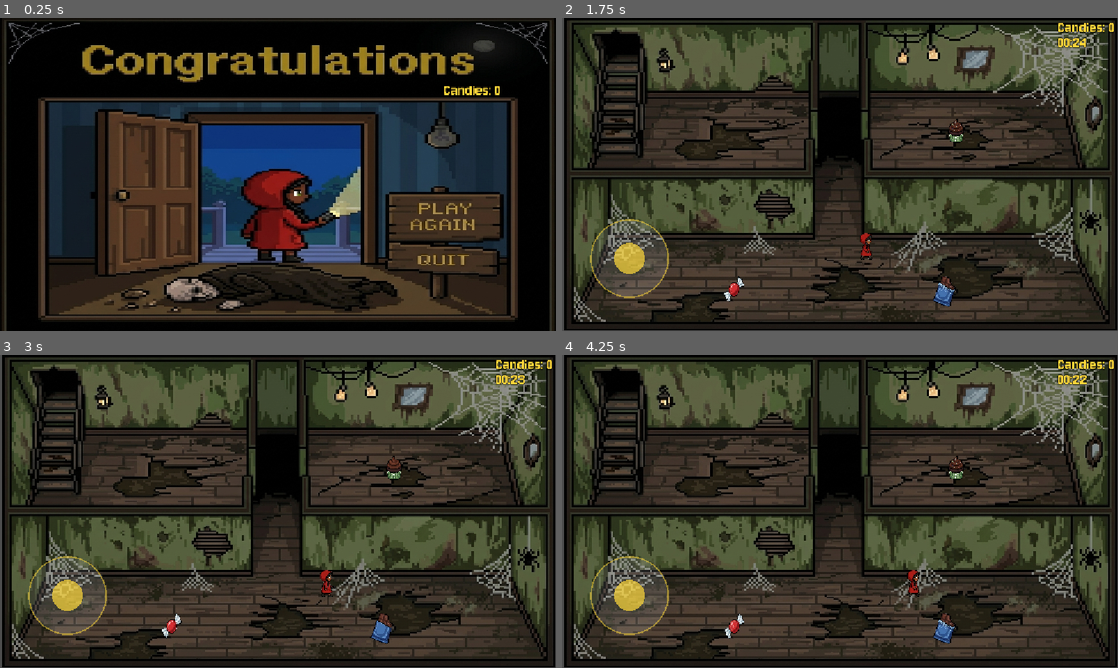
Above: before the commit, frames 1-4 (two rows, left to right).
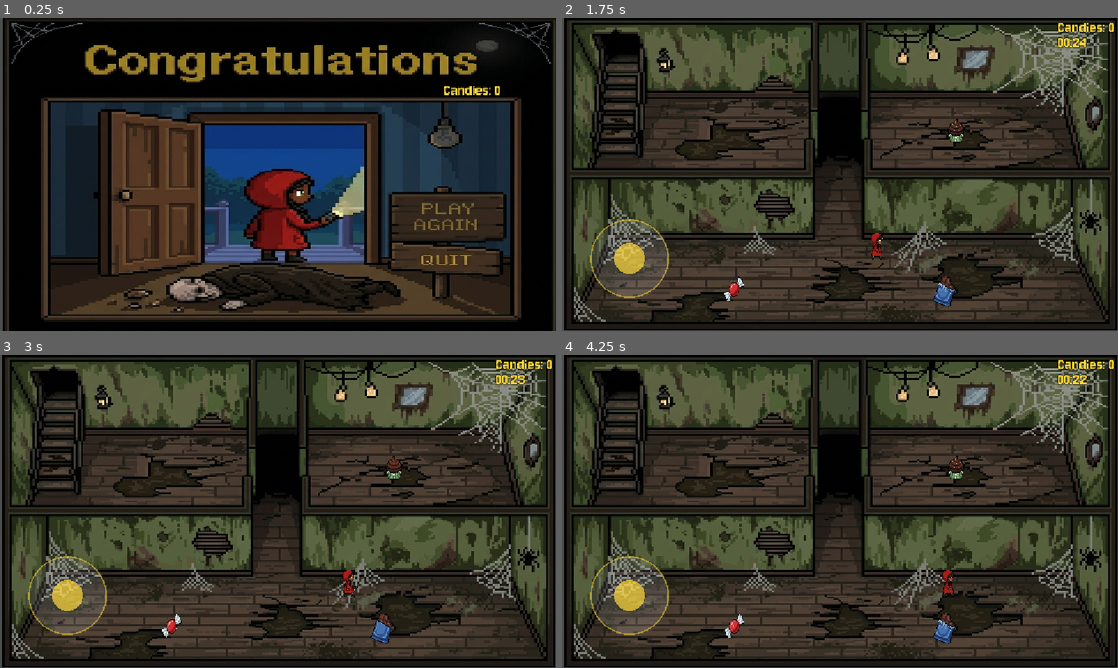
Above: after the commit, the same moments.

Repository: Guga-tab/KiHome
Game: Godot game, scene res://scenes/game_winner.tscn
Two runs of this game, one before a commit and one after it. Both use one fixed random seed, a clock stepped at 60 frames per second and the inputs below. This scene is started directly instead of the project's main scene. Sound files missing from this copy of the repository are replaced by a short silence.
Inputs (mouse positions are in pixels of both pictures, inside the frame that each line leads up to; where the layout moved, square brackets give the same spot in the first picture):
- Up to frame 1 (0.25 s): no input
- Up to frame 2 (1.75 s): click (1006, 218) [1006, 215] at 0.5 s; tap Enter (ui_accept) at 1.25, 1.52, 1.55 s; move the mouse to (962, 158) at 1.27 s; hold D (move_right) from 1.28 s (still down); hold Space (confirm, bound only after the commit) from 1.28 s (still down); click (962, 158) at 1.42 s
- Up to frame 3 (3 s): tap Enter (ui_accept) at 1.82 s; release D (move_right) at 2 s; release Space (confirm, bound only after the commit) at 2 s; drag from (166, 527) to (383, 627) at 2.02 s; move the mouse to (333, 442) at 2.77 s; hold D (move_right) from 2.78 s (still down); hold Space (confirm, bound only after the commit) from 2.78 s (still down); click (333, 442) at 2.92 s
- Up to frame 4 (4.25 s): tap Enter (ui_accept) at 3.05 s; release D (move_right) at 3.5 s; release Space (confirm, bound only after the commit) at 3.5 s; drag from (812, 574) to (734, 627) at 3.52 s

The runs differ from the first frame. In frame 1, 18% of the frame differs, in the area x 0-100%, y 0-100%; in frame 2, 0.3%; in frame 3, 0.3%; in frame 4, 0.3%.

Commit message:
feat: add UI selection via arrows

Diff:
--- a/entities/bag_man.tscn
+++ b/entities/bag_man.tscn
@@ -1,7 +1,7 @@
 [gd_scene format=3 uid="uid://y0hjy3k6wfrj"]
 
-[ext_resource type="Script" uid="uid://cyeqw0hlerk1r" path="res://scripts/bag_man.gd" id="1_mijk5"]
-[ext_resource type="Texture2D" uid="uid://06qr16s4jli0" path="res://assets/old_man.png" id="2_mijk5"]
+[ext_resource type="Script" uid="uid://cyeqw0hlerk1r" path="res://scripts/characters/bag_man.gd" id="1_mijk5"]
+[ext_resource type="Texture2D" uid="uid://06qr16s4jli0" path="res://assets/characters/old_man.png" id="2_mijk5"]
 
 [sub_resource type="CapsuleShape2D" id="CapsuleShape2D_lj585"]
 radius = 89.0
--- a/entities/chocolate.tscn
+++ b/entities/chocolate.tscn
@@ -1,7 +1,7 @@
 [gd_scene format=3 uid="uid://dco7lna66s300"]
 
-[ext_resource type="Script" uid="uid://butp6xw7dwm7" path="res://scripts/chocolate.gd" id="1_4fiwo"]
-[ext_resource type="Texture2D" uid="uid://c0frmyvlso5pr" path="res://assets/chocolate.png" id="1_c4pfj"]
+[ext_resource type="Script" uid="uid://butp6xw7dwm7" path="res://scripts/candies/chocolate.gd" id="1_4fiwo"]
+[ext_resource type="Texture2D" uid="uid://c0frmyvlso5pr" path="res://assets/candies/chocolate.png" id="1_c4pfj"]
 
 [sub_resource type="AtlasTexture" id="AtlasTexture_4fiwo"]
 atlas = ExtResource("1_c4pfj")
--- a/entities/cupcake.tscn
+++ b/entities/cupcake.tscn
@@ -1,7 +1,7 @@
 [gd_scene format=3 uid="uid://cb600d4laqujn"]
 
-[ext_resource type="Texture2D" uid="uid://bxeohvirqdahs" path="res://assets/cupcake.png" id="1_iocxf"]
-[ext_resource type="Script" uid="uid://22o2xbxujc73" path="res://scripts/cupcake.gd" id="1_uqstk"]
+[ext_resource type="Texture2D" uid="uid://bxeohvirqdahs" path="res://assets/candies/cupcake.png" id="1_iocxf"]
+[ext_resource type="Script" uid="uid://22o2xbxujc73" path="res://scripts/candies/cupcake.gd" id="1_uqstk"]
 
 [sub_resource type="AtlasTexture" id="AtlasTexture_uqstk"]
 atlas = ExtResource("1_iocxf")
--- a/entities/player.tscn
+++ b/entities/player.tscn
@@ -1,7 +1,7 @@
 [gd_scene format=3 uid="uid://bhecfonlvuy15"]
 
-[ext_resource type="Script" uid="uid://elhdliahkx6p" path="res://scripts/player.gd" id="1_b0kkn"]
-[ext_resource type="Texture2D" uid="uid://cprk5yohrcbfs" path="res://assets/girl_red.png" id="1_merdl"]
+[ext_resource type="Script" uid="uid://elhdliahkx6p" path="res://scripts/characters/player.gd" id="1_b0kkn"]
+[ext_resource type="Texture2D" uid="uid://cprk5yohrcbfs" path="res://assets/characters/girl_red.png" id="1_merdl"]
 
 [sub_resource type="CapsuleShape2D" id="CapsuleShape2D_lj585"]
 radius = 74.0
--- a/entities/red_candy.tscn
+++ b/entities/red_candy.tscn
@@ -1,7 +1,7 @@
 [gd_scene format=3 uid="uid://b2reongtm1uqp"]
 
-[ext_resource type="Script" uid="uid://b6puxdhwndhft" path="res://scripts/red_candy.gd" id="1_ild2l"]
-[ext_resource type="Texture2D" uid="uid://dryrph5ej7g7y" path="res://assets/red_candy.png" id="1_kq81q"]
+[ext_resource type="Script" uid="uid://b6puxdhwndhft" path="res://scripts/candies/red_candy.gd" id="1_ild2l"]
+[ext_resource type="Texture2D" uid="uid://dryrph5ej7g7y" path="res://assets/candies/red_candy.png" id="1_kq81q"]
 
 [sub_resource type="AtlasTexture" id="AtlasTexture_ild2l"]
 atlas = ExtResource("1_kq81q")
--- a/project.godot
+++ b/project.godot
@@ -56,6 +56,12 @@
 , Object(InputEventKey,"resource_local_to_scene":false,"resource_name":"","device":-1,"window_id":0,"alt_pressed":false …(186 unchanged characters)…
 ]
 }
+confirm={
+"deadzone": 0.2,
+"events": [Object(InputEventKey,"resource_local_to_scene":false,"resource_name":"","device":-1,"window_id":0,"alt_pressed":false,"shift_pressed":false,"ctrl_pressed":false,"meta_pressed":false,"pressed":false,"keycode":0,"physical_keycode":32,"key_label":0,"unicode":32,"location":0,"echo":false,"script":null)
+, Object(InputEventKey,"resource_local_to_scene":false,"resource_name":"","device":-1,"window_id":0,"alt_pressed":false,"shift_pressed":false,"ctrl_pressed":false,"meta_pressed":false,"pressed":false,"keycode":0,"physical_keycode":4194309,"key_label":0,"unicode":0,"location":0,"echo":false,"script":null)
+]
+}
 
 [physics]
 
--- a/scenes/game.tscn
+++ b/scenes/game.tscn
@@ -1,7 +1,7 @@
 [gd_scene format=3 uid="uid://de3me5p3bt3s3"]
 
-[ext_resource type="Script" uid="uid://dfgh3d45mnpeh" path="res://scripts/game.gd" id="1_gee14"]
-[ext_resource type="Texture2D" uid="uid://b02ccmag1wd8" path="res://assets/scenario_empty.jpeg" id="1_iywne"]
+[ext_resource type="Script" uid="uid://dfgh3d45mnpeh" path="res://scripts/scenes/game.gd" id="1_gee14"]
+[ext_resource type="Texture2D" uid="uid://b02ccmag1wd8" path="res://assets/scenario/scenario_empty.jpeg" id="1_iywne"]
 [ext_resource type="PackedScene" uid="uid://bhecfonlvuy15" path="res://entities/player.tscn" id="1_uwrxv"]
 [ext_resource type="PackedScene" uid="uid://dco7lna66s300" path="res://entities/chocolate.tscn" id="2_lbhrr"]
 [ext_resource type="PackedScene" uid="uid://b2reongtm1uqp" path="res://entities/red_candy.tscn" id="2_lnu2h"]
--- a/scenes/game_over.tscn
+++ b/scenes/game_over.tscn
@@ -1,7 +1,7 @@
 [gd_scene format=3 uid="uid://bavnxv160qujh"]
 
-[ext_resource type="Script" uid="uid://d4kkmcq3ss3fs" path="res://scripts/game_over.gd" id="1_wqhvx"]
-[ext_resource type="Texture2D" uid="uid://dshlg1b3g4y56" path="res://assets/game_over.png" id="1_xeevv"]
+[ext_resource type="Script" uid="uid://d4kkmcq3ss3fs" path="res://scripts/scenes/game_over.gd" id="1_wqhvx"]
+[ext_resource type="Texture2D" uid="uid://dshlg1b3g4y56" path="res://assets/screens/game_over.png" id="1_xeevv"]
 
 [sub_resource type="StyleBoxEmpty" id="StyleBoxEmpty_08qnl"]
 
--- a/scenes/game_title.tscn
+++ b/scenes/game_title.tscn
@@ -1,7 +1,7 @@
 [gd_scene format=3 uid="uid://k5s03i0n7fe2"]
 
-[ext_resource type="Script" uid="uid://17n1dpnla6o1" path="res://scripts/game_title.gd" id="1_db77j"]
-[ext_resource type="Texture2D" uid="uid://x2mqhrie8it6" path="res://assets/game_title.jpeg" id="1_ke8lo"]
+[ext_resource type="Script" uid="uid://17n1dpnla6o1" path="res://scripts/scenes/game_title.gd" id="1_db77j"]
+[ext_resource type="Texture2D" uid="uid://x2mqhrie8it6" path="res://assets/screens/game_title.jpeg" id="1_ke8lo"]
 
 [sub_resource type="StyleBoxEmpty" id="StyleBoxEmpty_wqhvx"]
 
--- a/scenes/game_winner.tscn
+++ b/scenes/game_winner.tscn
@@ -1,30 +1,8 @@
 [gd_scene format=3 uid="uid://c1ah20gfdg3jk"]
 
-[ext_resource type="Script" uid="uid://swnbxlakjptn" path="res://scripts/game_winner.gd" id="1_mu6d6"]
-[ext_resource type="Texture2D" uid="uid://c26g7lp03wk1e" path="res://assets/game_winner.jpeg" id="2_mu6d6"]
+[ext_resource type="Script" uid="uid://swnbxlakjptn" path="res://scripts/scenes/game_winner.gd" id="1_mu6d6"]
+[ext_resource type="Texture2D" uid="uid://c26g7lp03wk1e" path="res://assets/screens/game_winner.jpeg" id="2_mu6d6"]
 [ext_resource type="FontFile" uid="uid://dotdlmdf284f2" path="res://fonts/Jersey_10/Jersey10-Regular.ttf" id="3_3banh"]
-
-[sub_resource type="StyleBoxEmpty" id="StyleBoxEmpty_wqhvx"]
-
-[sub_resource type="StyleBoxEmpty" id="StyleBoxEmpty_tbwuq"]
-
-[sub_resource type="StyleBoxEmpty" id="StyleBoxEmpty_7m3ot"]
-
-[sub_resource type="StyleBoxEmpty" id="StyleBoxEmpty_racf3"]
-
-[sub_resource type="StyleBoxEmpty" id="StyleBoxEmpty_irg28"]
-
-[sub_resource type="StyleBoxEmpty" id="StyleBoxEmpty_v3hpu"]
-
-[sub_resource type="StyleBoxEmpty" id="StyleBoxEmpty_2jtsn"]
-
-[sub_resource type="StyleBoxEmpty" id="StyleBoxEmpty_wawo4"]
-
-[sub_resource type="StyleBoxEmpty" id="StyleBoxEmpty_8bugq"]
-
-[sub_resource type="StyleBoxEmpty" id="StyleBoxEmpty_56v3a"]
-
-[sub_resource type="StyleBoxEmpty" id="StyleBoxEmpty_o57t2"]
 
 [node name="GameWinner" type="Control" unique_id=2124574023]
 layout_mode = 3
@@ -40,6 +18,8 @@
 anchors_preset = 15
 anchor_right = 1.0
 anchor_bottom = 1.0
+offset_left = 6.0
+offset_right = 6.0
 offset_bottom = 145.0
 grow_horizontal = 2
 grow_vertical = 2
@@ -48,39 +28,18 @@
 
 [node name="PlayAgain" type="Button" parent="." unique_id=158055659]
 layout_mode = 0
-offset_left = 809.0
-offset_top = 364.0
-offset_right = 1040.0
-offset_bottom = 457.0
-theme_override_styles/normal = SubResource("StyleBoxEmpty_wqhvx")
-theme_override_styles/normal_mirrored = SubResource("StyleBoxEmpty_tbwuq")
-theme_override_styles/pressed = SubResource("StyleBoxEmpty_7m3ot")
-theme_override_styles/pressed_mirrored = SubResource("StyleBoxEmpty_racf3")
-theme_override_styles/hover = SubResource("StyleBoxEmpty_irg28")
-theme_override_styles/hover_mirrored = SubResource("StyleBoxEmpty_v3hpu")
-theme_override_styles/hover_pressed = SubResource("StyleBoxEmpty_2jtsn")
-theme_override_styles/hover_pressed_mirrored = SubResource("StyleBoxEmpty_wawo4")
-theme_override_styles/disabled = SubResource("StyleBoxEmpty_8bugq")
-theme_override_styles/disabled_mirrored = SubResource("StyleBoxEmpty_56v3a")
-theme_override_styles/focus = SubResource("StyleBoxEmpty_o57t2")
+offset_left = 813.0
+offset_top = 365.0
+offset_right = 1037.0
+offset_bottom = 458.0
 
 [node name="Quit" type="Button" parent="." unique_id=579284732]
 layout_mode = 0
-offset_left = 805.0
-offset_top = 473.0
-offset_right = 1036.0
-offset_bottom = 528.0
-theme_override_styles/normal = SubResource("StyleBoxEmpty_wqhvx")
-theme_override_styles/normal_mirrored = SubResource("StyleBoxEmpty_tbwuq")
-theme_override_styles/pressed = SubResource("StyleBoxEmpty_7m3ot")
-theme_override_styles/pressed_mirrored = SubResource("StyleBoxEmpty_racf3")
-theme_override_styles/hover = SubResource("StyleBoxEmpty_irg28")
-theme_override_styles/hover_mirrored = SubResource("StyleBoxEmpty_v3hpu")
-theme_override_styles/hover_pressed = SubResource("StyleBoxEmpty_2jtsn")
-theme_override_styles/hover_pressed_mirrored = SubResource("StyleBoxEmpty_wawo4")
-theme_override_styles/disabled = SubResource("StyleBoxEmpty_8bugq")
-theme_override_styles/disabled_mirrored = SubResource("StyleBoxEmpty_56v3a")
-theme_override_styles/focus = SubResource("StyleBoxEmpty_o57t2")
+offset_left = 816.003
+offset_top = 471.68774
+offset_right = 1027.1936
+offset_bottom = 526.166
+rotation = 0.05284041
 
 [node name="CandyLabel" type="Label" parent="." unique_id=1346095321]
 layout_mode = 0
--- a/scripts/bag_man.gd
+++ b/scripts/characters/bag_man.gd
@@ -1,8 +1,9 @@
 extends CharacterBody2D
 
 @export var initial_speed: float = 90.0
-@export var max_speed: float = 200.0
-@export var time_to_max_speed: float = 60.0
+@export var max_speed: float = 150.0
+@export var speed_step_interval: float = 5.0
+@export var speed_step_amount: float = 8.0
 @export var time_to_appear: float = 5.0
 @export var fade_duration: float = 2.0
 @export var chase_delay: float = 1.5
@@ -108,5 +109,5 @@
 
 
 func _current_speed() -> float:
-	var t := clampf(_elapsed_time / time_to_max_speed, 0.0, 1.0)
-	return lerpf(initial_speed, max_speed, t)
+	var steps := int(_elapsed_time / speed_step_interval)
+	return minf(initial_speed + steps * speed_step_amount, max_speed)
--- a/scripts/player.gd
+++ b/scripts/characters/player.gd
@@ -1,6 +1,6 @@
 extends CharacterBody2D
 
-const SPEED = 100.0
+const SPEED = 150.0
 var candies_collected: int = 0
 @onready var anim: AnimatedSprite2D = $AnimatedSprite2D
 
--- a/scripts/game_winner.gd
+++ /dev/null
@@ -1,16 +0,0 @@
-extends Control
-
-@onready var candy_label: Label = $CandyLabel
-
-
-func _ready() -> void:
-	AudioManager.play_end_jingle()
-	candy_label.text = "Candies: %d" % GameState.candies
-
-
-func _on_play_again_pressed() -> void:
-	get_tree().change_scene_to_file("res://scenes/game.tscn")
-
-
-func _on_quit_pressed() -> void:
-	get_tree().change_scene_to_file("res://scenes/game_title.tscn")
--- a/scripts/game_over.gd
+++ b/scripts/scenes/game_over.gd
@@ -1,11 +1,15 @@
 extends Node
-
-@onready var button: Button = $Button
 
 
 func _ready() -> void:
 	AudioManager.play_end_jingle()
 
 
+func _unhandled_input(event: InputEvent) -> void:
+	if event.is_action_pressed("confirm"):
+		AudioManager.play_click()
+		_on_play_again_pressed()
+
+
 func _on_play_again_pressed() -> void:
 	get_tree().change_scene_to_file("res://scenes/game.tscn")
--- a/scripts/game_title.gd
+++ b/scripts/scenes/game_title.gd
@@ -7,6 +7,10 @@
 	AudioManager.play_music()
 	button.pressed.connect(_on_button_pressed)
 
+func _unhandled_input(event: InputEvent) -> void:
+	if event.is_action_pressed("confirm"):
+		AudioManager.play_click()
+		_on_button_pressed()
 
 func _on_button_pressed() -> void:
 	get_tree().change_scene_to_file("res://scenes/game.tscn")
--- /dev/null
+++ b/scripts/scenes/game_winner.gd
@@ -0,0 +1,47 @@
+extends Control
+
+@onready var candy_label: Label = $CandyLabel
+@onready var buttons := [$PlayAgain, $Quit]
+
+var _selected := 0
+
+
+func _ready() -> void:
+	AudioManager.play_end_jingle()
+	candy_label.text = "Candies: %d" % GameState.candies
+
+	for i in buttons.size():
+		var button: BaseButton = buttons[i]
+		button.focus_mode = Control.FOCUS_NONE
+		button.pivot_offset = button.size / 2.0
+		button.mouse_entered.connect(_select.bind(i))
+
+	_select(0)
+
+
+func _unhandled_input(event: InputEvent) -> void:
+	if event.is_action_pressed("ui_down"):
+		AudioManager.play_click()
+		_select(_selected + 1)
+	elif event.is_action_pressed("ui_up"):
+		AudioManager.play_click()
+		_select(_selected - 1)
+	elif event.is_action_pressed("ui_accept"):
+		buttons[_selected].pressed.emit()
+
+
+func _select(index: int) -> void:
+	_selected = wrapi(index, 0, buttons.size())
+	for i in buttons.size():
+		var button: BaseButton = buttons[i]
+		var is_selected := i == _selected
+		button.modulate = Color(0.788, 0.788, 0.788, 0.525) if is_selected else Color(0.737, 0.737, 0.737, 0.0)
+		button.scale = Vector2.ONE * (1.08 if is_selected else 1.0)
+
+
+func _on_play_again_pressed() -> void:
+	get_tree().change_scene_to_file("res://scenes/game.tscn")
+
+
+func _on_quit_pressed() -> void:
+	get_tree().change_scene_to_file("res://scenes/game_title.tscn")
Renamed: assets/chocolate.png -> assets/candies/chocolate.png
Not shown, changed: assets/candies/chocolate.png.import
Renamed: assets/cupcake.png -> assets/candies/cupcake.png
Not shown, changed: assets/candies/cupcake.png.import
Renamed: assets/red_candy.png -> assets/candies/red_candy.png
Not shown, changed: assets/candies/red_candy.png.import
Renamed: assets/girl_red.png -> assets/characters/girl_red.png
Not shown, changed: assets/characters/girl_red.png.import
Renamed: assets/old_man.png -> assets/characters/old_man.png
Not shown, changed: assets/characters/old_man.png.import
Renamed: assets/style_red.jpg -> assets/characters/style_red.jpg
Not shown, changed: assets/characters/style_red.jpg.import
(and 27 more such lines)
